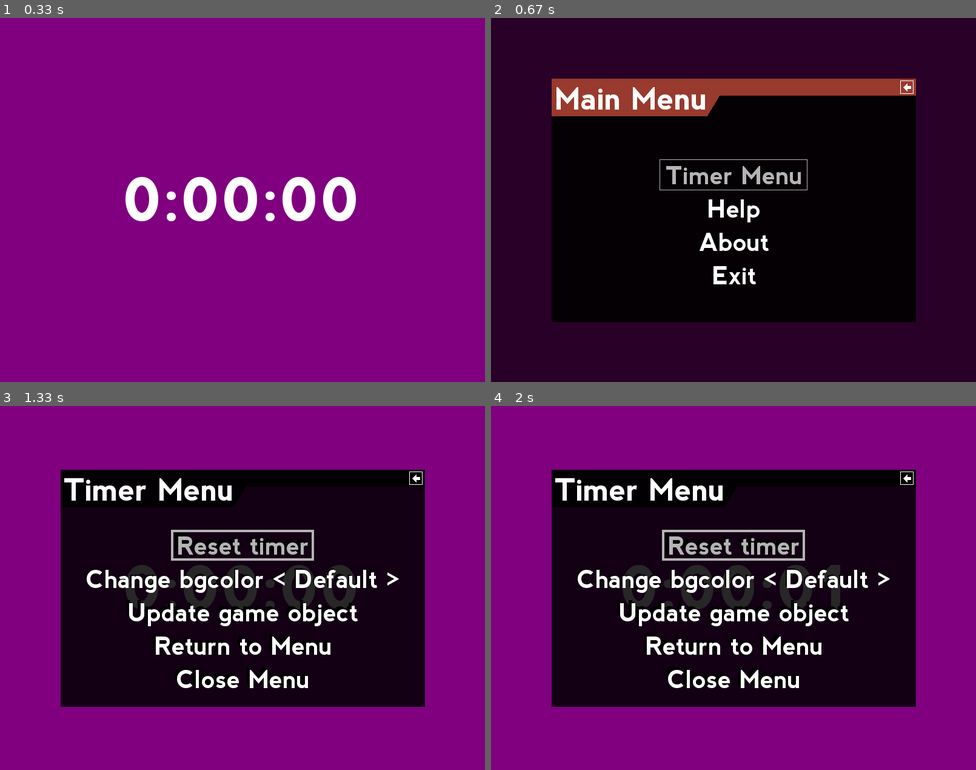
Above: before the commit, frames 1-4 (two rows, left to right).
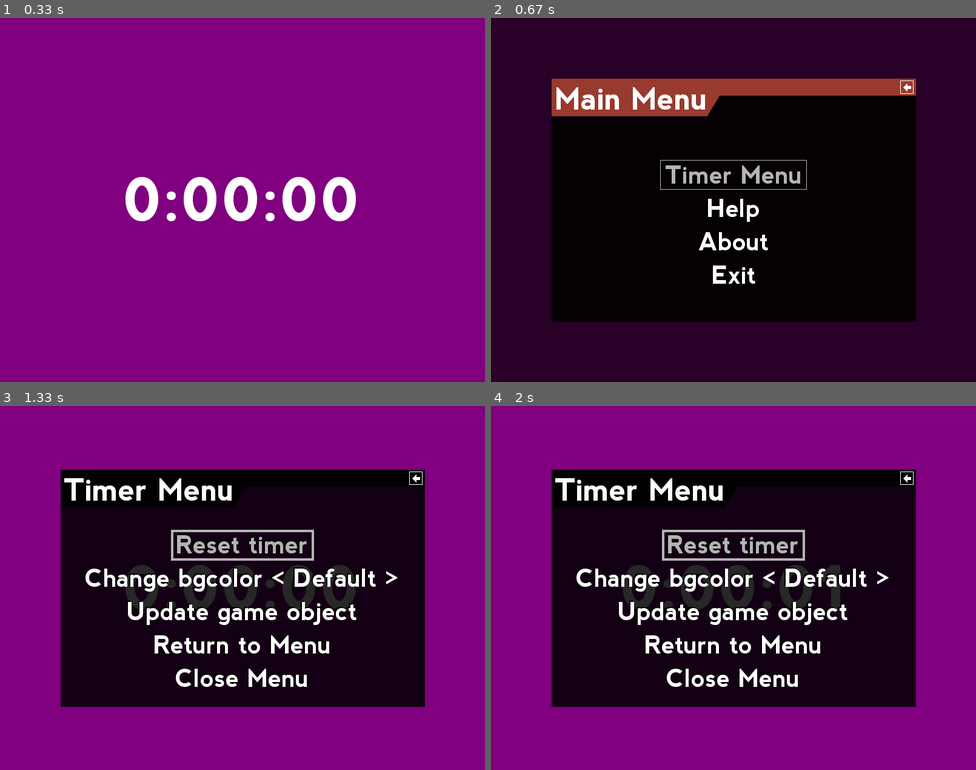
Above: after the commit, the same moments.

Repository: ppizarror/pygame-menu
Game: pygame game, started from example.py
The game is run twice, just before and just after one commit, with the same random seed, the same clock (stepped at 60 frames per second) and the same inputs.
Inputs:
- Up to frame 1 (0.33 s): no input
- Up to frame 2 (0.67 s): tap Esc at 0.33 s
- Up to frame 3 (1.33 s): type "ann" at 0.67 s; tap Enter at 1 s; click "0:00:00" at 1.27 s
- Up to frame 4 (2 s): hold Up from 1.55 s (still down)

Frame 1 is identical in both runs. In frame 2, 0.8% of the frame differs, in the area x 34-66%, y 38-74%; in frame 3, 3.3%, in the area x 17-83%, y 35-78%; in frame 4, 3.3%.

Commit message:
Fixed duplicated shadow on button

Diff:
--- a/example.py
+++ b/example.py
@@ -141,6 +141,7 @@
                              menu_height=int(H_SIZE * 0.65),
                              menu_width=600,
                              onclose=PYGAME_MENU_RESET,  # If this menu closes (press ESC) back to main
+                             option_shadow=True,
                              rect_width=4,
                              title='Timer Menu',
                              title_offsety=5,  # Adds 5px to title vertical position
@@ -172,6 +173,7 @@
                                 menu_color=(30, 50, 107),  # Background color
                                 menu_color_title=(120, 45, 30),
                                 onclose=PYGAME_MENU_DISABLE_CLOSE,  # Pressing ESC button does nothing
+                                option_shadow=True,
                                 text_align=PYGAME_ALIGN_CENTER,
                                 title='Help',
                                 window_height=H_SIZE,
@@ -190,6 +192,7 @@
                                  font_title=pygameMenu.fonts.FONT_8BIT,
                                  menu_color_title=COLOR_BLUE,
                                  onclose=PYGAME_MENU_DISABLE_CLOSE,  # Disable menu close (ESC button)
+                                 option_shadow=True,
                                  text_fontsize=20,
                                  title='About',
                                  window_height=H_SIZE,
--- a/example3.py
+++ b/example3.py
@@ -98,7 +98,6 @@
                                 menu_height=int(WINDOW_SIZE[1] * 0.85),
                                 menu_width=int(WINDOW_SIZE[0] * 0.9),
                                 onclose=PYGAME_MENU_DISABLE_CLOSE,
-                                option_shadow=False,
                                 title='Settings',
                                 widget_alignment=PYGAME_ALIGN_LEFT,
                                 window_height=WINDOW_SIZE[1],
--- a/pygameMenu/config_menu.py
+++ b/pygameMenu/config_menu.py
@@ -32,7 +32,7 @@
 
 MENU_ALPHA = 90  # Alpha of menu color, 0: Opaque, 255: Transparent
 MENU_BGCOLOR = (0, 0, 0)  # Background color of Menu
-MENU_CENTERED_TEXT = True  # Menu centered text
+MENU_CENTERED_TEXT = True  # Menu text is centered
 MENU_DRAW_X = 50  # Upper-left X-Position of objects into Menu (%)
 MENU_DRAW_Y = 60  # Upper-left Y-Position of objects into Menu (%)
 MENU_FONT_COLOR = (255, 255, 255)  # Font color
@@ -40,7 +40,7 @@
 MENU_FONT_SIZE_TITLE = 50  # Menu font size title
 MENU_HEIGHT = 400  # Menu height (px)
 MENU_OPTION_MARGIN = 15  # Option margin (px)
-MENU_OPTION_SHADOW = True  # Indicates if a shadow is drawn on selected option
+MENU_OPTION_SHADOW = False  # Indicates if a shadow is drawn on selected option
 MENU_SELECTED_DRAW = True  # Indicates if rectangle is drawn on a selected item
 MENU_SELECTED_WIDTH = 1  # Width of selected item
 MENU_SELECTEDCOLOR = (180, 180, 180)  # Color of selected item
--- a/pygameMenu/widgets/abstract.py
+++ b/pygameMenu/widgets/abstract.py
@@ -75,6 +75,7 @@
         self._args = args or []
         self._kwargs = kwargs or {}
 
+        # Modified in set_font() method
         self._font = _cfg.MENU_FONT_SIZE_TITLE
         self._font_size = _cfg.MENU_FONT_SIZE
         self._font_color = _cfg.MENU_FONT_COLOR
@@ -200,8 +201,8 @@
             text_bg = self._font.render(string, self._font_antialias, self._shadow_color)
             # noinspection PyArgumentList
             surface = _pygame.Surface(size, _pygame.SRCALPHA, 32).convert_alpha()
-            surface.blit(text_bg, (0, 0))
-            surface.blit(text, (2, 2))
+            surface.blit(text_bg, (-2, -2))
+            surface.blit(text, (0, 0))
         else:
             surface = text
 
--- a/pygameMenu/widgets/button.py
+++ b/pygameMenu/widgets/button.py
@@ -72,10 +72,6 @@
         See upper class doc.
         """
         self._render()
-
-        if self._shadow:
-            text_bg = self._font.render(self.label, 1, self._shadow_color)
-            surface.blit(text_bg, self._rect.move(-3, -3).topleft)
         surface.blit(self._surface, self._rect.topleft)
 
     def _render(self):
